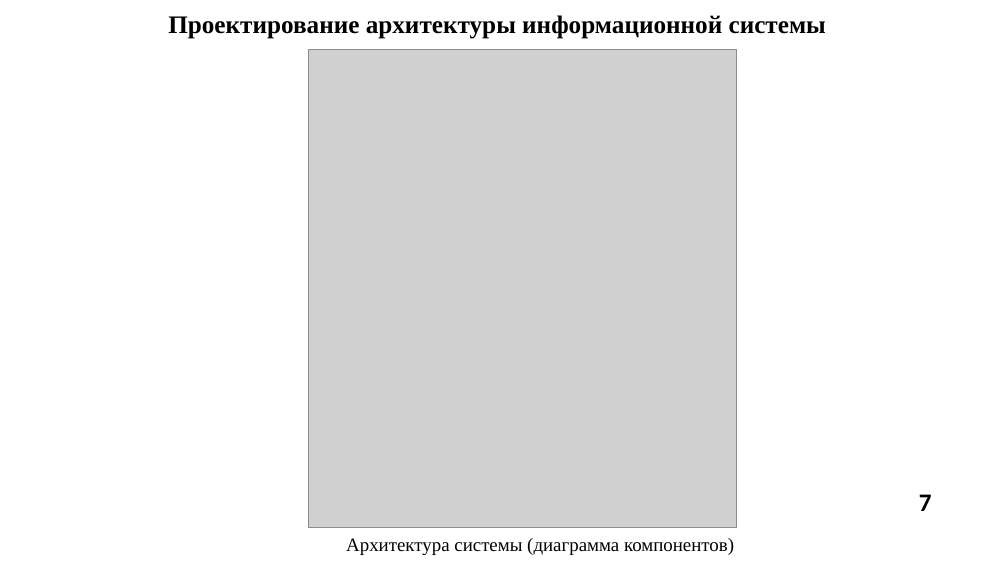
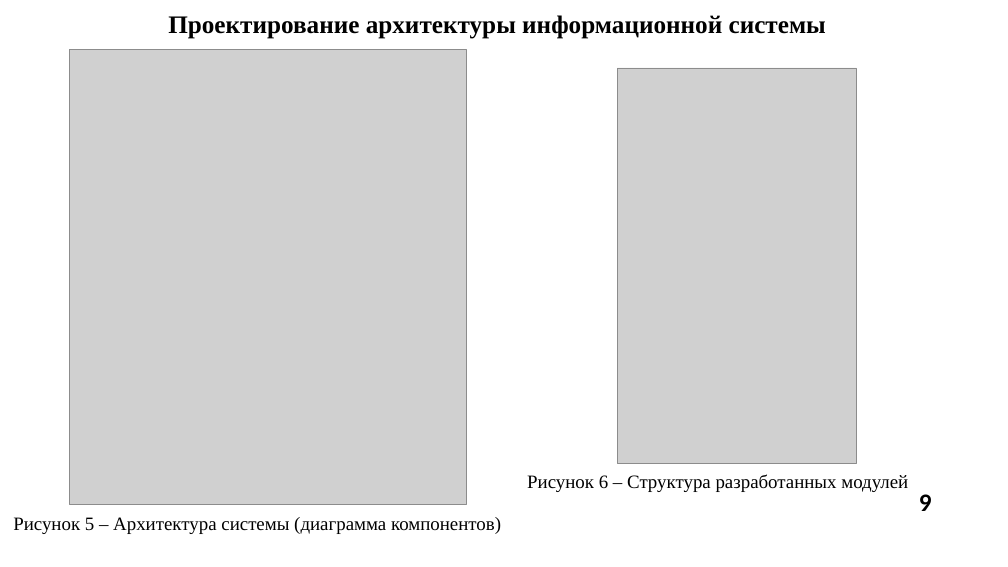
Before and after one commit to PabloPerdolie/eventManagement, a slide deck: slide 9 of диплом/ПРЕДДИПЛОМНАЯ_ПРАКТИКА/ПДП_Презентация_ИКБО-30-21_ПарусовПА.pptx (slide 7 before the commit). Drawn at 1008x567 pixels with LibreOffice and Linux fonts; fonts in the diff are those of the drawing; grey boxes stand for pictures; background and template pictures are left out. Boxes give left, top, right and bottom in pixels: in the first picture for what was removed or moved away, otherwise in the second. Text is boxed around its words. In the diff, an @@ line names an element or a change of style, - is before the commit and + after.

```diff
--- a/диплом/ПРЕДДИПЛОМНАЯ_ПРАКТИКА/ПДП_Презентация_ИКБО-30-21_ПарусовПА.pptx
+++ b/диплом/ПРЕДДИПЛОМНАЯ_ПРАКТИКА/ПДП_Презентация_ИКБО-30-21_ПарусовПА.pptx
@@ picture: place and size @@
-picture at [309, 49, 737, 528]
+picture at [70, 49, 467, 504]
@@ picture added at [618, 68, 857, 464] @@
@@ text added at [527, 474, 908, 492], 18 pt, text #000000 @@
+Рисунок 6 – Структура разработанных модулей
@@ page number at [919, 494, 932, 511]: text changed @@
-7
+9
@@ text at [13, 517, 501, 534]: text changed @@
-Архитектура системы (диаграмма компонентов)
+Рисунок 5 – Архитектура системы (диаграмма компонентов)
```
Also in this commit, not shown: 12 other slides changed, 4 slides added, 5 slides removed, 31 other files.
